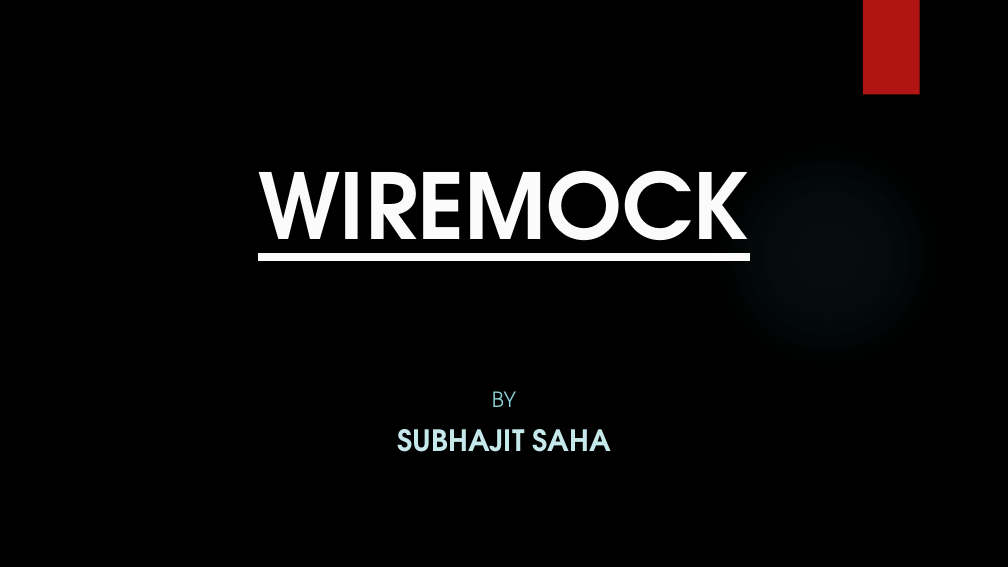
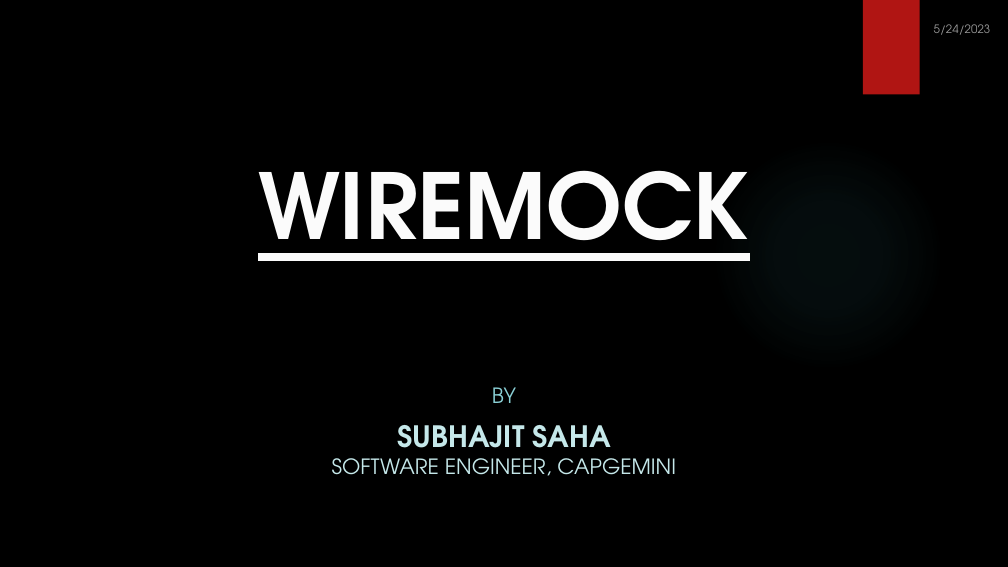
Before and after one commit to SubhajitSaha7/Angular, a slide deck: slide 1 of WireMock_DFSSubhajitSaha.pptx. Drawn at 1008x567 pixels with LibreOffice and Linux fonts; fonts in the diff are those of the drawing; background and template pictures are left out. Boxes give left, top, right and bottom in pixels: in the first picture for what was removed or moved away, otherwise in the second. Text is boxed around its words. In the diff, an @@ line names an element or a change of style, - is before the commit and + after.

```diff
--- a/WireMock_DFSSubhajitSaha.pptx
+++ b/WireMock_DFSSubhajitSaha.pptx
@@ text added at [934,24,991,35], 11 pt, text #FFFFFF at 60% opacity @@
+5/24/2023
@@ subtitle "BY": place and size @@
-subtitle "BY" at [397,391,611,452]
+subtitle "BY" at [332,387,676,476]
@@ subtitle at [332,425,676,476]: text changed; size 28 to 20 pt; bold off @@
-SUBHAJIT SAHA
+SUBHAJIT SAHA
+SOFTWARE ENGINEER, CAPGEMINI
```
Also in this commit, not shown: 1 other slide changed, 3 slides added.
